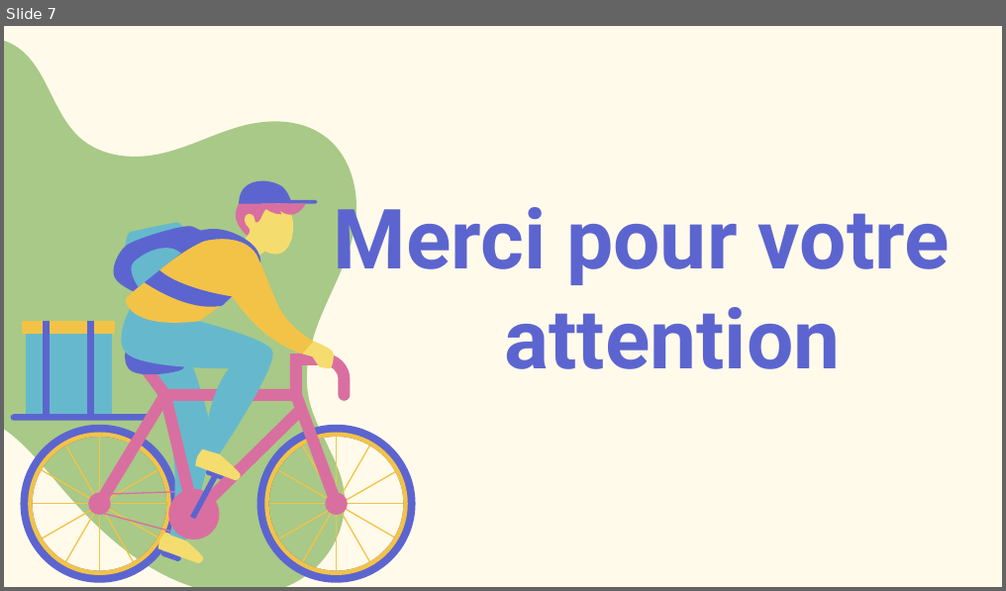
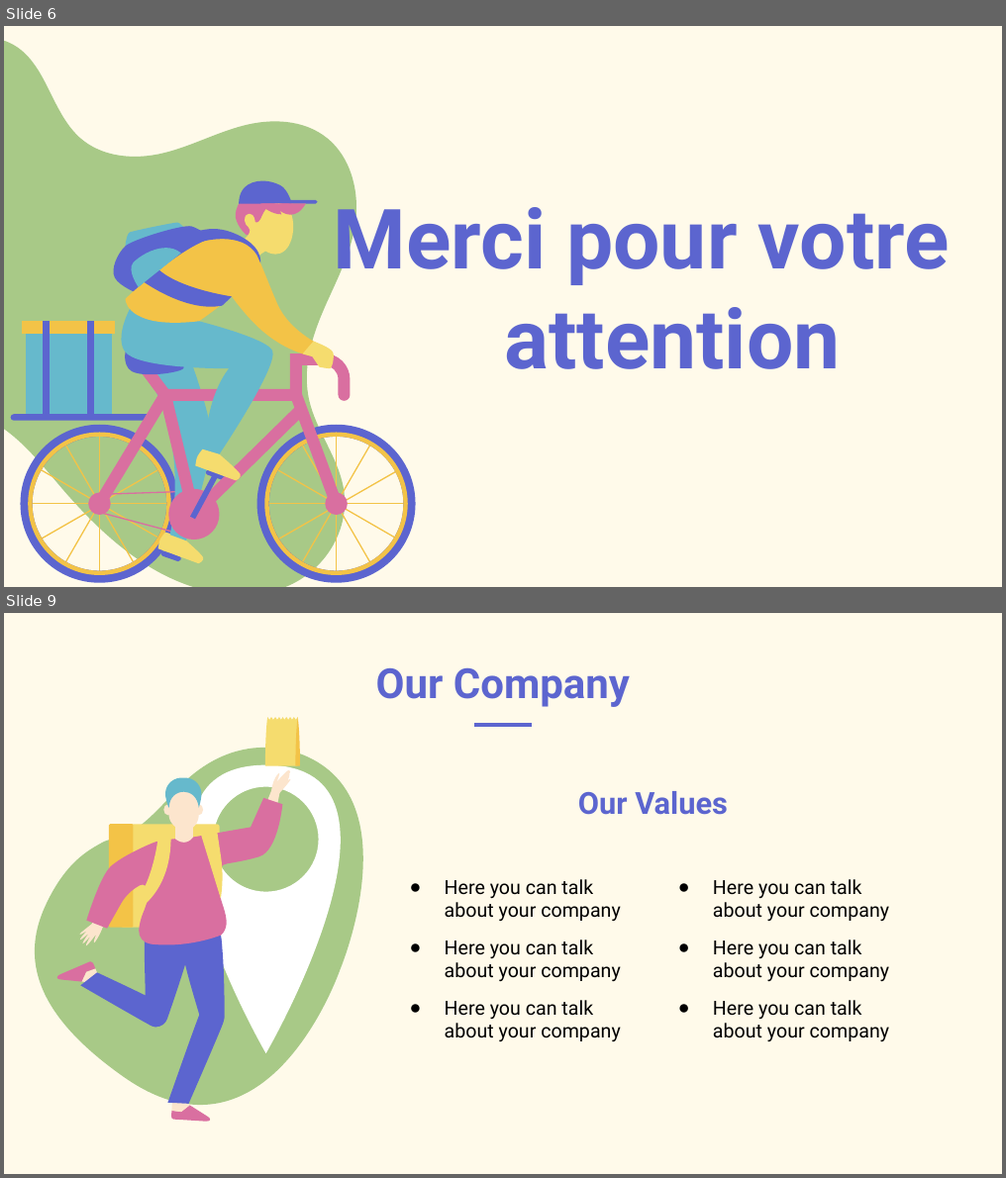
Before and after one commit to kerkazou/gestion_restauration_marhaba, a slide deck: Food Delivery App XL by Slidesgo.pptx. Shown one above the other, each under a label of ours: slide 7 before the commit, slides 6 and 9 after it; the slides between them are not shown. The pictures are 1006x591 and 1006x1178 pixels, drawn with LibreOffice and Linux fonts; fonts in the diff are those of the drawing. Boxes give left, top, right and bottom in pixels: in the first picture for what was removed or moved away, otherwise in the second. Text is boxed around its words. In the diff, an @@ line names an element or a change of style, - is before the commit and + after.

```diff
--- a/Food Delivery App XL by Slidesgo.pptx
+++ b/Food Delivery App XL by Slidesgo.pptx
@@ slide 9 added at box(4, 613, 1002, 1174), background #FFFAEA @@
@@ freeform shape added at box(4, 666, 448, 1151), fill #A8C987 @@
@@ title added at box(376, 668, 630, 707), 30 pt, text #5C65CF, bold @@
+Our Company
@@ line added from (474, 725) to (532, 725), #5C65CF 3 pt @@
@@ group added at box(54, 717, 434, 1121): 30 freeform shapes @@
@@ title added at box(578, 791, 728, 815), 22 pt, text #5C65CF, bold @@
+Our Values
@@ subtitle added at box(445, 879, 621, 1043), 14 pt, text #000000 @@
+● Here you can talk about your company
+● Here you can talk about your company
+● Here you can talk about your company
@@ subtitle added at box(713, 879, 890, 1043), 14 pt, text #000000 @@
+● Here you can talk about your company
+● Here you can talk about your company
+● Here you can talk about your company
@@ what was slide 7 is now slide 6 @@
```
Also in this commit, not shown: 2 slides changed, 87 other slides added, 2 slides removed, 3 other files.
